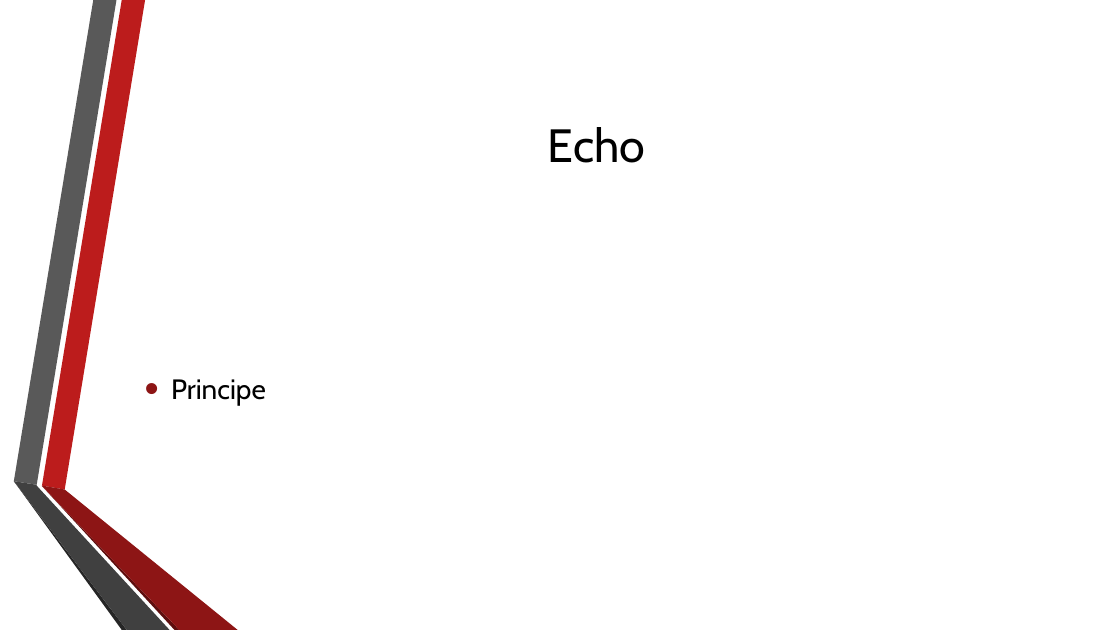
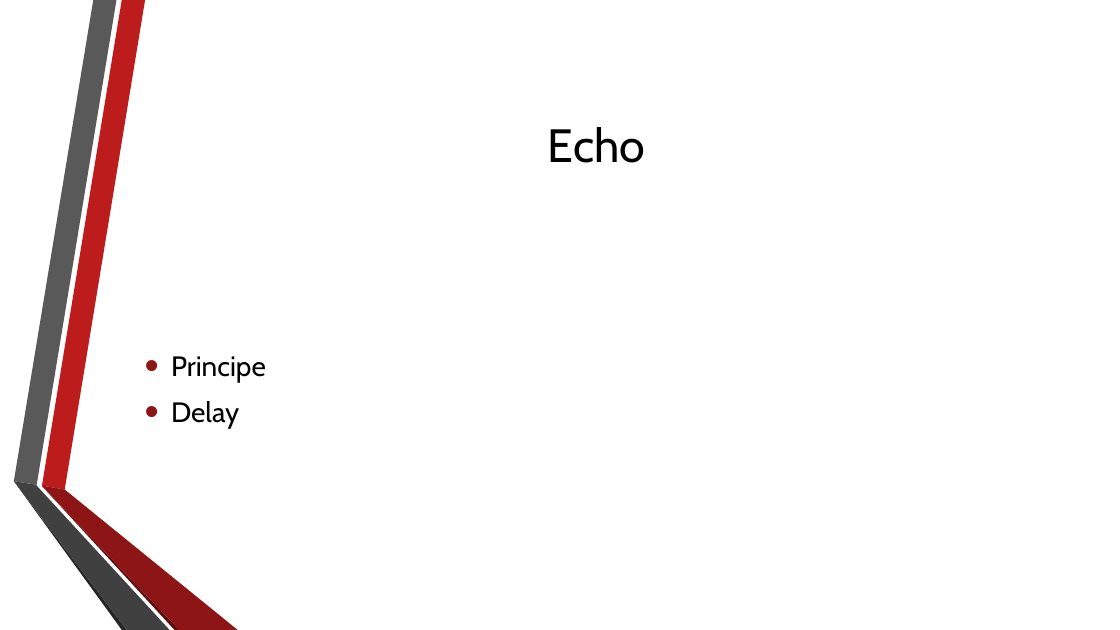
Before and after one commit to ErazerBrecht/NightcoreThis, a slide deck: slide 5 of Documentatie/Verslagen/PPT.pptx (slide 4 before the commit). Drawn at 1120x630 pixels with LibreOffice and Linux fonts; fonts in the diff are those of the drawing; background and template pictures are left out. Boxes give left, top, right and bottom in pixels: in the first picture for what was removed or moved away, otherwise in the second. Text is boxed around its words. In the diff, an @@ line names an element or a change of style, - is before the commit and + after.

```diff
--- a/Documentatie/Verslagen/PPT.pptx
+++ b/Documentatie/Verslagen/PPT.pptx
@@ text at (171, 401, 239, 429): paragraph added @@
+• Delay
```
Also in this commit, not shown: 1 slide added.
